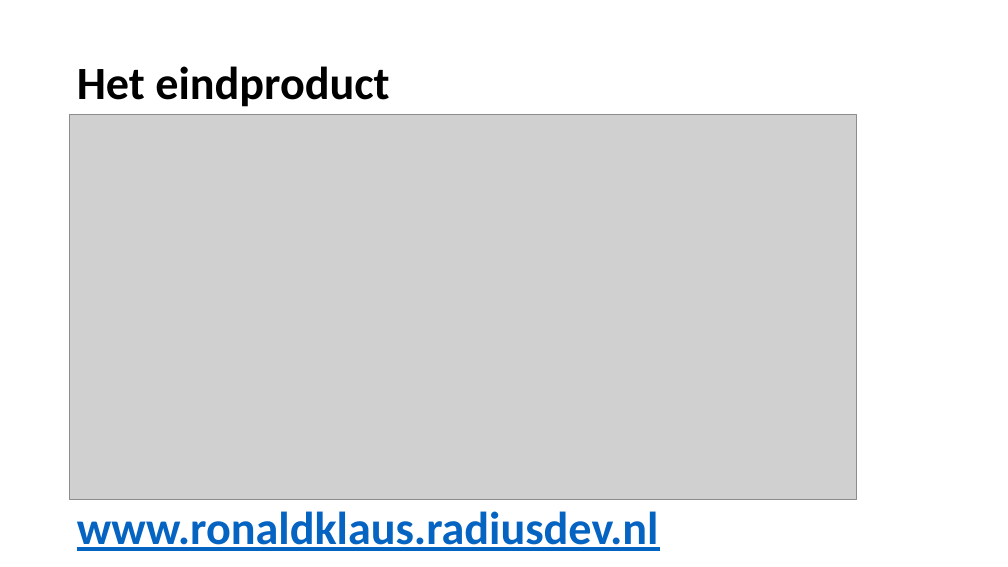
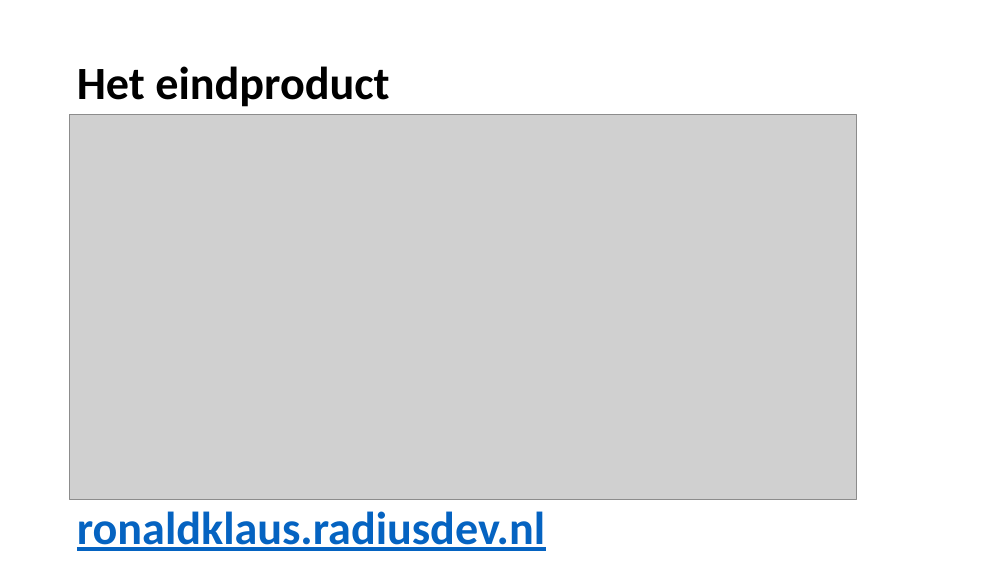
Before and after one commit to jr-development/PC4U-V2.0, a slide deck: slide 7 of Powerpoint-presentatie/JR-Webdevelopment presents PC4U.pptx. Drawn at 1008x567 pixels with LibreOffice and Linux fonts; fonts in the diff are those of the drawing; grey boxes stand for pictures; background and template pictures are left out. Boxes give left, top, right and bottom in pixels: in the first picture for what was removed or moved away, otherwise in the second. Text is boxed around its words. In the diff, an @@ line names an element or a change of style, - is before the commit and + after.

```diff
--- a/Powerpoint-presentatie/JR-Webdevelopment presents PC4U.pptx
+++ b/Powerpoint-presentatie/JR-Webdevelopment presents PC4U.pptx
@@ text at (x1=77, y1=511, x2=545, y2=551): text changed @@
-www.ronaldklaus.radiusdev.nl
+ronaldklaus.radiusdev.nl
```
Also in this commit, not shown: 3 other slides changed, 1 slide removed, 5 other files.
